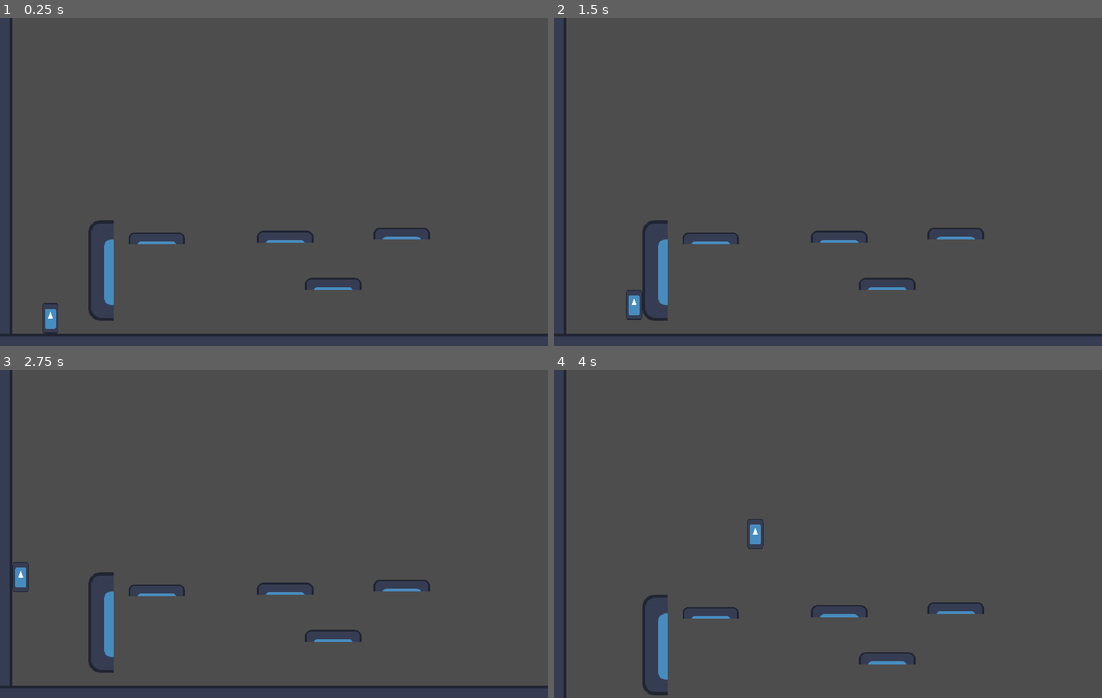
Above: before the commit, frames 1-4 (two rows, left to right).
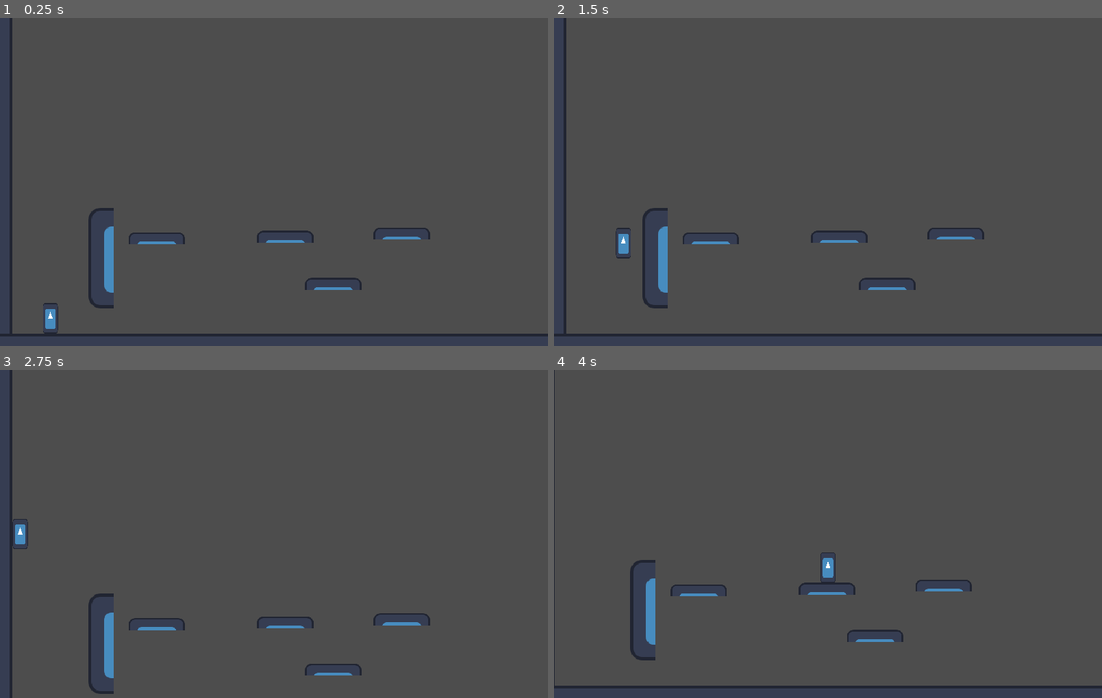
Above: after the commit, the same moments.

Repository: DeVelox/Niro
Game: Godot game, scene res://scenes/main.tscn
Same seed, same stepped clock (60 frames per second), same inputs: the game is played once before the commit and once after it. The engine's default icon, where the game draws it, is replaced by a stand-in: a white triangle on a blue panel in a dark square.
Inputs:
- Up to frame 1 (0.25 s): no input
- Up to frame 2 (1.5 s): tap Enter at 0.5 s; hold D (right) from 0.53 s (still down); tap S (crouch) at 0.6 s; tap W (jump) at 0.77, 1.07 s; tap Shift (dash) at 0.8, 1.35 s
- Up to frame 3 (2.75 s): tap W (jump) at 1.52, 1.55, 1.82, 2.1 s; release D (right) at 2.03 s; hold A (left) from 2.03 s (still down); tap S (crouch) at 2.3 s
- Up to frame 4 (4 s): release A (left) at 2.78 s; hold D (right) from 2.78 s (still down); tap S (crouch) at 2.85 s; tap W (jump) at 3.02, 3.32, 3.77, 3.8 s; tap Shift (dash) at 3.05, 3.6 s

The runs differ from the first frame. In frame 1, 0.4% of the frame differs, in the area x 7-21%, y 57-97%; in frame 2, 0.7%; in frame 3, 2.6%; in frame 4, 3.9%, in the area x 0-100%, y 0-100%.

Commit message:
Refactored all the things

Diff:
--- a/scenes/main.tscn
+++ b/scenes/main.tscn
@@ -275,7 +275,7 @@
 [node name="TileMap" type="TileMap" parent="."]
 tile_set = SubResource("TileSet_amcvw")
 format = 2
-layer_0/tile_data = PackedInt32Array(1900544, 131072, 0, 190 …(1499 unchanged characters)… 8752, 5, 327680, 458752, 6, 1310727, 0, 0, 1376263, 0, 1, 1441799, 0, 2, 1507335, 0, 3, 1572871, 0, 4, 1638407, 0, 5, 1703943, 0, 6, 1769479, 0, 7, 1310728, 65536, 0, 1376264, 65536, 1, 1441800, 65536, 2, 1507336, 65536, 3, 1572872, 65536, 4, 1638408, 65536, 5, 1703944, 65536, 6, 1769480, 65536, 7)
+layer_0/tile_data = PackedInt32Array(1900544, 131072, 0, 190 …(1499 unchanged characters)… 8752, 5, 327680, 458752, 6, 1310727, 0, 1, 1376263, 0, 2, 1441799, 0, 3, 1507335, 0, 4, 1572871, 0, 5, 1638407, 0, 6, 1703943, 0, 7, 1310728, 65536, 1, 1376264, 65536, 2, 1441800, 65536, 3, 1507336, 65536, 4, 1572872, 65536, 5, 1638408, 65536, 6, 1703944, 65536, 7, 1245191, 0, 0, 1245192, 65536, 0)
 
 [node name="Level" parent="." instance=ExtResource("3_j3mmn")]
 position = Vector2(11, 5)
--- a/scenes/player.tscn
+++ b/scenes/player.tscn
@@ -10,8 +10,8 @@
 size = Vector2(128, 128)
 
 [node name="Player" type="CharacterBody2D" groups=["players"]]
-scale = Vector2(0.16, 0.3)
-collision_mask = 127
+scale = Vector2(0.15, 0.3)
+collision_mask = 255
 script = ExtResource("1_0if4t")
 
 [node name="Sprite2D" type="Sprite2D" parent="."]
@@ -27,15 +27,19 @@
 limit_right = 800
 limit_bottom = 480
 
-[node name="DashTimer" type="Timer" parent="."]
-one_shot = true
-
 [node name="DropCheck" type="RayCast2D" parent="."]
 target_position = Vector2(0, 100)
 collision_mask = 8
 
 [node name="DropTimer" type="Timer" parent="."]
 wait_time = 0.5
+
+[node name="DashTimer" type="Timer" parent="."]
+one_shot = true
+
+[node name="SlideCooldown" type="Timer" parent="."]
+wait_time = 3.0
+one_shot = true
 
 [node name="Area2D" type="Area2D" parent="."]
 collision_mask = 128
@@ -44,7 +48,8 @@
 scale = Vector2(1.15, 1)
 shape = SubResource("RectangleShape2D_kjvja")
 
+[connection signal="timeout" from="DropTimer" to="." method="_on_drop_timer_timeout"]
 [connection signal="timeout" from="DashTimer" to="." method="_on_dash_timer_timeout"]
-[connection signal="timeout" from="DropTimer" to="." method="_on_drop_timer_timeout"]
+[connection signal="timeout" from="SlideCooldown" to="." method="_on_slide_cooldown_timeout"]
 [connection signal="body_entered" from="Area2D" to="." method="_on_area_2d_body_entered"]
 [connection signal="body_exited" from="Area2D" to="." method="_on_area_2d_body_exited"]
--- a/scripts/player.gd
+++ b/scripts/player.gd
@@ -1,14 +1,14 @@
 extends CharacterBody2D
-
 
 const SPEED = 300.0
 const JUMP_VELOCITY = -400.0
-const DASH_LENGTH = 0.1
-const DASH_MULTI = 4
+const DASH_LENGTH = 0.2
+const DASH_MULTI = 2
 
 @onready var dash_timer = $DashTimer
 @onready var drop_check = $DropCheck
 @onready var drop_timer = $DropTimer
+@onready var slide_cooldown = $SlideCooldown
 
 # Get the gravity from the project settings to be synced with RigidBody nodes.
 var gravity = ProjectSettings.get_setting("physics/2d/default_gravity")
@@ -16,10 +16,11 @@
 var has_double_jump = false
 var is_dashing = false
 var has_dash = false
+var has_slide = true
 var platform
-var accel_multi = 1
 
 func _physics_process(delta):
+
 	# Do not allow other movement while dashing
 	if is_dashing:
 		move_and_slide()
@@ -32,29 +33,25 @@
 	# Add the gravity.
 	if not is_on_floor():
 		velocity.y += gravity * delta
-		accel_multi = 0.7
 	else:
-		accel_multi = 1
 		has_double_jump = true
 		has_dash = true
-		get_tree().call_group("platforms", "show")
 
 	if is_wall_hanging and is_on_wall():
 		velocity.y *= 0.8
 		has_double_jump = true
 
+
 	# Get the input direction and handle the movement/deceleration.
-	# As good practice, you should replace UI actions with custom gameplay actions.
+	# Accel/decel handled in appropriate functions now
+
 	var direction = Input.get_axis("left", "right")
 	if direction:
-		if absf(velocity.x) > SPEED:
-			velocity.x = move_toward(velocity.x, direction * SPEED, SPEED / 20 * accel_multi )
-		else:
-			velocity.x = move_toward(velocity.x, direction * SPEED, SPEED / 8 * accel_multi )
+		velocity.x = move_toward(velocity.x, SPEED * direction, accel())
 	else:
-		velocity.x = move_toward(velocity.x, 0, SPEED / 5)
+		velocity.x = move_toward(velocity.x, 0, decel())
 
-	# Handle jump.
+	# Handle special movement.
 	if Input.is_action_just_pressed("jump"):
 		try_jump()
 
@@ -70,25 +67,34 @@
 	if is_on_floor():
 		pass
 	elif is_wall_hanging and is_on_wall():
-		velocity.x = 500
+	# This was only able to jump off the left wall, now it jumps
+	# opposite of which key is held to stick to the wall
+	# I think that's the intended behaviour
+		velocity.x = 500 * -Input.get_axis("left", "right")
 	elif has_double_jump:
 		has_double_jump = false
-		#get_tree().call_group("platforms", "hide")
 	else:
 		return
 	velocity.y = JUMP_VELOCITY
 
 func try_dash():
-	if is_on_floor():
-		velocity.x *= 1.5
-	if has_dash and !is_on_floor():
+	if has_slide and is_on_floor():
+	# This makes dashes very inconsistent as it's based off current speed
+	# Might be desired behaviour, idk, I don't play platformers
+		velocity.x *= DASH_MULTI
+		scale.x = 0.3
+		scale.y = 0.15
+		slide_cooldown.start()
+		has_slide = false
+	elif has_dash and not is_on_floor():
+		velocity.x *= DASH_MULTI
 		is_dashing = true
 		has_dash = false
-		dash_timer.wait_time = DASH_LENGTH
-		dash_timer.start()
-		velocity.x *= DASH_MULTI
-		velocity.y = 0
-		gravity = 0
+	else:
+		return
+	dash_timer.wait_time = DASH_LENGTH
+	dash_timer.start()
+	velocity.y = 0
 
 func try_drop():
 	if drop_check.is_colliding():
@@ -96,18 +102,46 @@
 		platform.disabled = true
 		drop_timer.start()
 
-func _on_dash_timer_timeout():
-	gravity = ProjectSettings.get_setting("physics/2d/default_gravity")
-	is_dashing = false
+# For move_toward accel values above 0.5 * SPEED effectively do nothing
+# The acceleration is "step size" so if velocity is 0 and SPEED is 300
+# accel of 150 will reach max speed in 2 frames, most of the time
+# velocity won't be zero so only values of about ~0.2 * SPEED and lower
+# are noticeable in most cases (check examples in docs for more info)
 
+func accel() -> float:
+	# For dash/slide, effectively behaves as deceleration
+	if absf(velocity.x) > SPEED:
+		return SPEED * 0.2
+	# For floatier movement when falling / jumping
+	elif not is_on_floor() or Input.is_action_just_pressed("jump"):
+		return SPEED * 0.1
+	# Mostly for walking, I think
+	else:
+		return SPEED * 0.2
+
+func decel() -> float:
+	# Deceleration when direction keys are let go
+	if absf(velocity.x) > SPEED:
+		return SPEED * 0.2
+	elif not is_on_floor() or Input.is_action_just_pressed("jump"):
+		return SPEED * 0.1
+	else:
+		return SPEED * 0.2
+
+func _on_area_2d_body_entered(body):
+	is_wall_hanging = true
+
+func _on_area_2d_body_exited(body):
+	is_wall_hanging = false
 
 func _on_drop_timer_timeout():
 	platform.disabled = false
 
+func _on_dash_timer_timeout():
+	scale.x = 0.15
+	scale.y = 0.3
+	is_dashing = false
 
-func _on_area_2d_body_entered(body):
-	is_wall_hanging = true
-
-
-func _on_area_2d_body_exited(body):
-	is_wall_hanging = false
+func _on_slide_cooldown_timeout():
+# Make the cooldown obvious to the player somehow, right now it feels weird
+	has_slide = true
